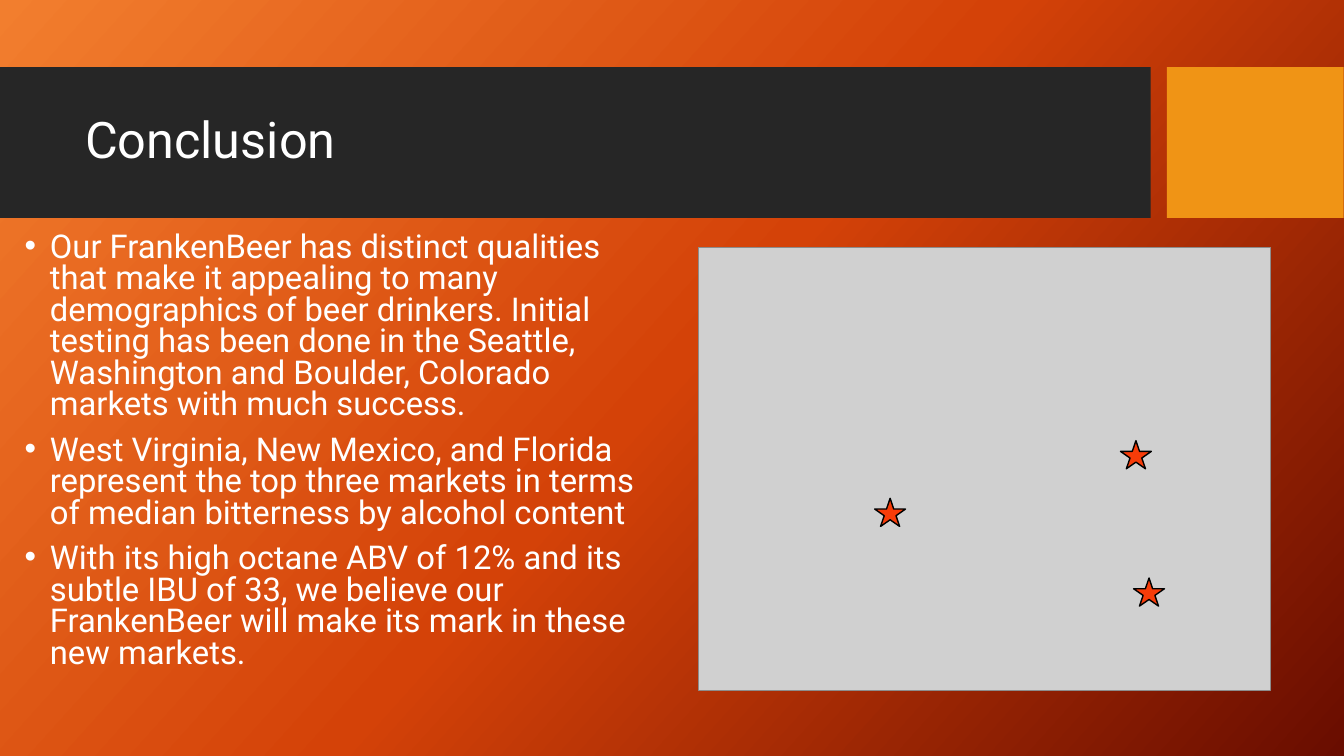
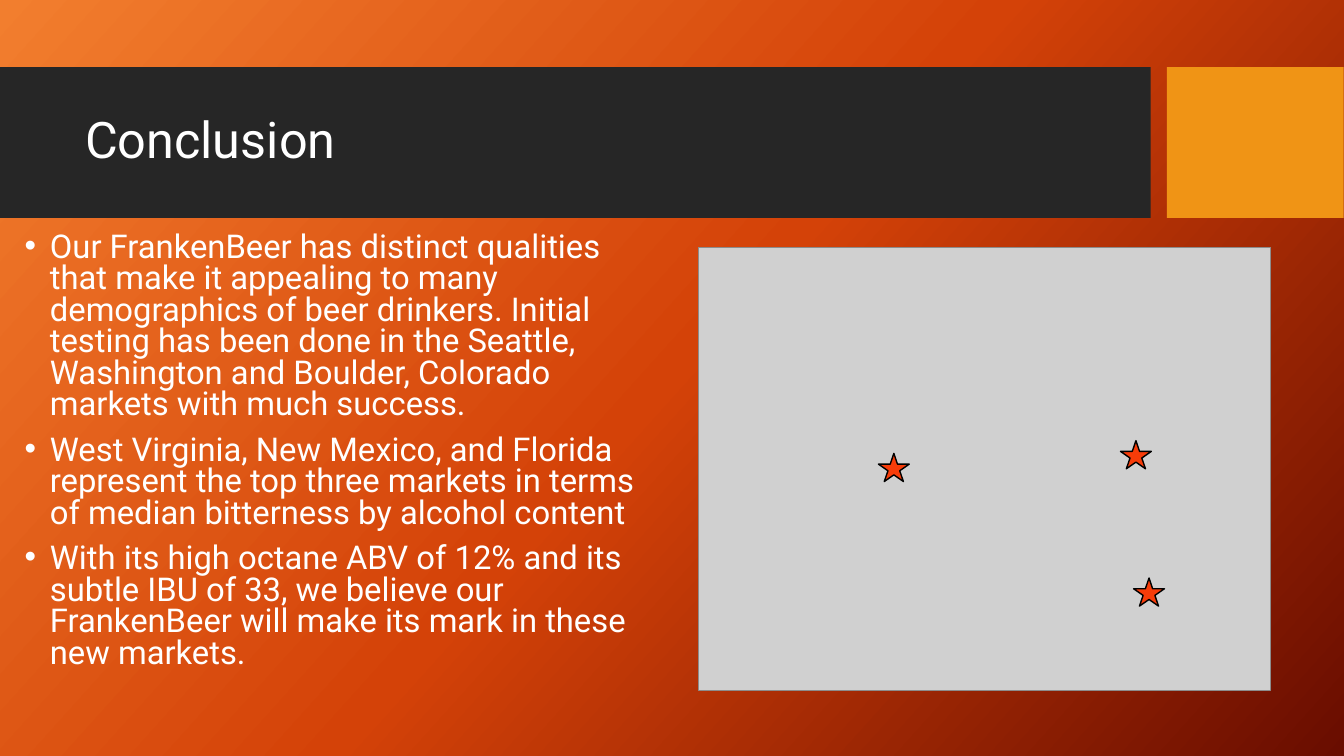
Before and after one commit to nickcellini/DDS-Case-Study-ACQN, a slide deck: slide 9 of Case Study - Project 1 - Final.pptx. Drawn at 1344x756 pixels with LibreOffice and Linux fonts; fonts in the diff are those of the drawing; grey boxes stand for pictures; background and template pictures are left out. Boxes give left, top, right and bottom in pixels: in the first picture for what was removed or moved away, otherwise in the second. Text is boxed around its words. In the diff, an @@ line names an element or a change of style, - is before the commit and + after.

```diff
--- a/Case Study - Project 1 - Final.pptx
+++ b/Case Study - Project 1 - Final.pptx
@@ star: place and size @@
-star at bbox=[875, 498, 906, 526]
+star at bbox=[879, 454, 910, 482]
```
Also in this commit, not shown: 1 other slide changed.
